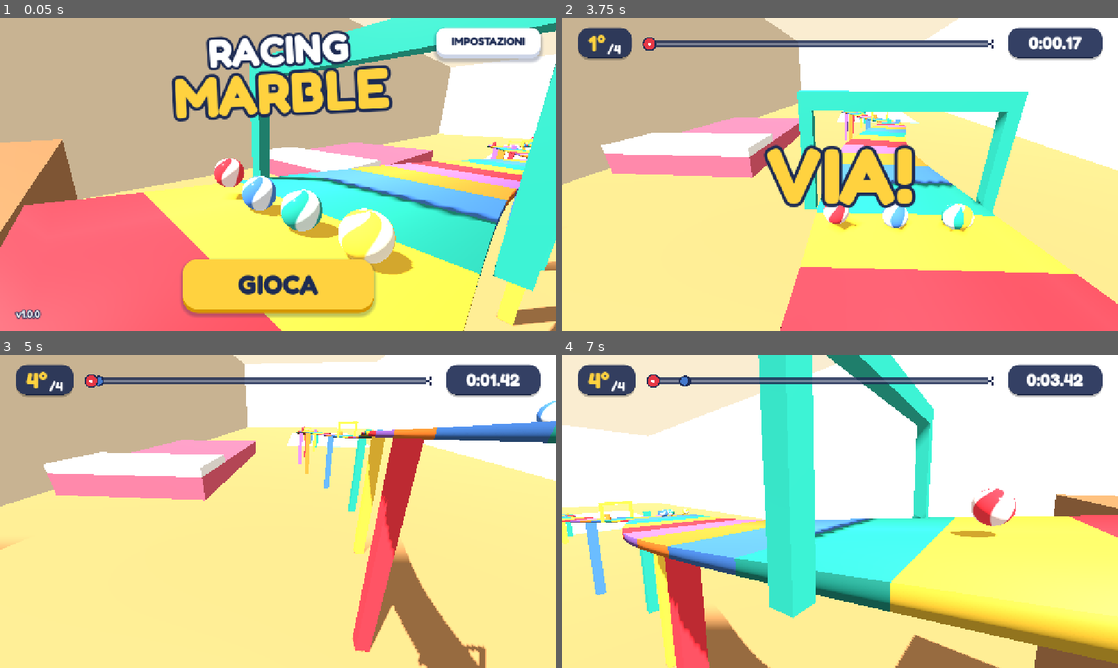
Above: before the commit, frames 1-4 (two rows, left to right).
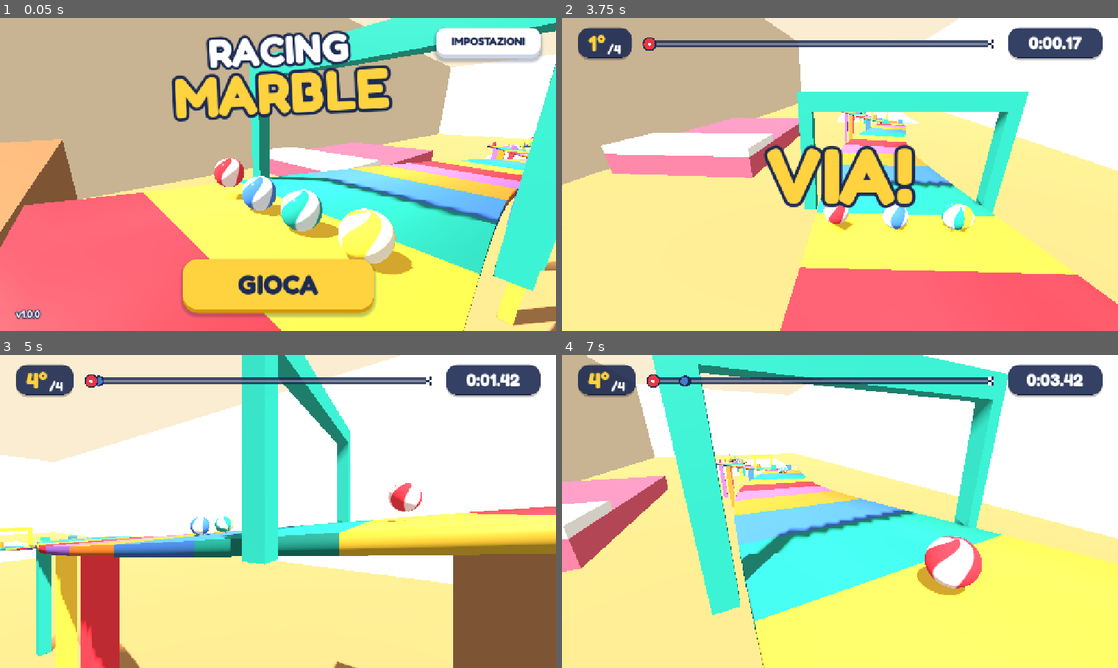
Above: after the commit, the same moments.

Repository: Leoel97/racing-marble
Game: Godot game, scene res://scenes/main.tscn
The game is run twice, just before and just after one commit, with the same random seed, the same clock (stepped at 60 frames per second) and the same inputs.
Inputs (mouse positions are in pixels of both pictures, inside the frame that each line leads up to):
- Up to frame 1 (0.05 s): no input
- Up to frame 2 (3.75 s): click "GIOCA" at 0.5 s; move the mouse to (962, 158) at 1.27 s; hold Right (ui_right) 1.28-2 s; click (962, 158) at 1.42 s; drag from (728, 190) to (812, 237) at 2.02 s; move the mouse to (895, 105) at 2.77 s; hold Right (ui_right) 2.78-3.5 s; tap Enter at 3.5 s; drag from (812, 237) to (673, 127) at 3.52 s
- Up to frame 3 (5 s): move the mouse to (444, 558) at 4.27 s; hold Left (ui_left) from 4.28 s (still down)
- Up to frame 4 (7 s): release Left (ui_left) at 5 s; drag from (673, 464) to (756, 433) at 5.02 s; move the mouse to (867, 511) at 5.77 s; hold Left (ui_left) 5.78-6.5 s; click (867, 511) at 5.92 s; drag from (756, 433) to (728, 527) at 6.52 s

The runs differ from the first frame. In frame 1, less than 0.1% of the frame differs, in the area x 94-96%, y 40-41%; in frame 2, 0.7%; in frame 3, 65%, in the area x 0-100%, y 0-100%; in frame 4, 62%.

Commit message:
Allinea la fisica del giocatore a quella degli avversari e allarga i passaggi tra ostacoli
Co-Authored-By: Claude Fable 5.2 <noreply@anthropic.com>
Claude-Session: https://claude.ai/code/session_01R6mF4JeXyjBadC86qXprPP

Diff:
--- a/scripts/main.gd
+++ b/scripts/main.gd
@@ -154,7 +154,7 @@
 	last_checkpoint = track.start_s
 	player.freeze = true
 	player.controls_enabled = false
-	player.linear_damp = 0.05
+	player.linear_damp = 0.0
 	player.invert = invert_steer
 	player.sensitivity = sensitivity
 	player.place_at(track.spawn_point(track.start_s, -2.4), track.index_at(track.start_s))
--- a/scripts/marble.gd
+++ b/scripts/marble.gd
@@ -10,6 +10,7 @@
 const SCRUB := 0.15          # velocita' persa sterzando
 const MIN_SPEED := 6.0       # sotto questa soglia una piccola spinta evita lo stallo
 const LATERAL_SPEED := 9.0
+const ROLL_INERTIA := 1.4    # una sfera che rotola "pesa" 7/5: compensa la spinta
 
 var track: Node3D
 var body_color: Color = Color(0.90, 0.22, 0.27)
@@ -33,8 +34,8 @@
 	mass = 1.0
 	continuous_cd = true
 	can_sleep = false
-	linear_damp = 0.05
-	angular_damp = 0.2
+	linear_damp = 0.0
+	angular_damp = 0.0
 	var pm := PhysicsMaterial.new()
 	pm.friction = 1.0
 	pm.bounce = 0.15
@@ -122,7 +123,7 @@
 	var acc: float = SLOPE_GAIN * slope - DRAG * vf * absf(vf) - SCRUB * absf(steer) * maxf(vf, 0.0)
 	if vf < MIN_SPEED:
 		acc = maxf(acc, (MIN_SPEED - vf) * 3.0)
-	apply_central_force(fwd * acc * mass)
+	apply_central_force(fwd * acc * mass * ROLL_INERTIA)
 	apply_central_force(right * (steer * LATERAL_SPEED - vr) * 10.0 * mass)
 
 
--- a/scripts/track.gd
+++ b/scripts/track.gd
@@ -27,13 +27,13 @@
 
 # Ostacoli: [distanza lungo la pista, posizione laterale da -1 a 1, tipo]
 const OBSTACLES := [
-	[70.0, -0.5, "cube"], [70.0, 0.6, "cube"],
+	[70.0, -0.9, "cube"], [70.0, 0.9, "cube"],
 	[105.0, 0.0, "cyl"],
 	[135.0, 0.6, "cube"], [150.0, -0.6, "cyl"],
 	[185.0, 0.2, "cube"], [200.0, -0.5, "cube"],
 	[230.0, 0.5, "cyl"], [250.0, -0.2, "cube"],
 	[280.0, 0.5, "cube"], [295.0, -0.5, "cyl"],
-	[325.0, 0.0, "cube"], [345.0, 0.6, "cyl"], [345.0, -0.6, "cyl"],
+	[325.0, 0.0, "cube"], [345.0, 0.9, "cyl"], [345.0, -0.9, "cyl"],
 	[375.0, -0.3, "cube"], [390.0, 0.4, "cube"],
 ]
 
